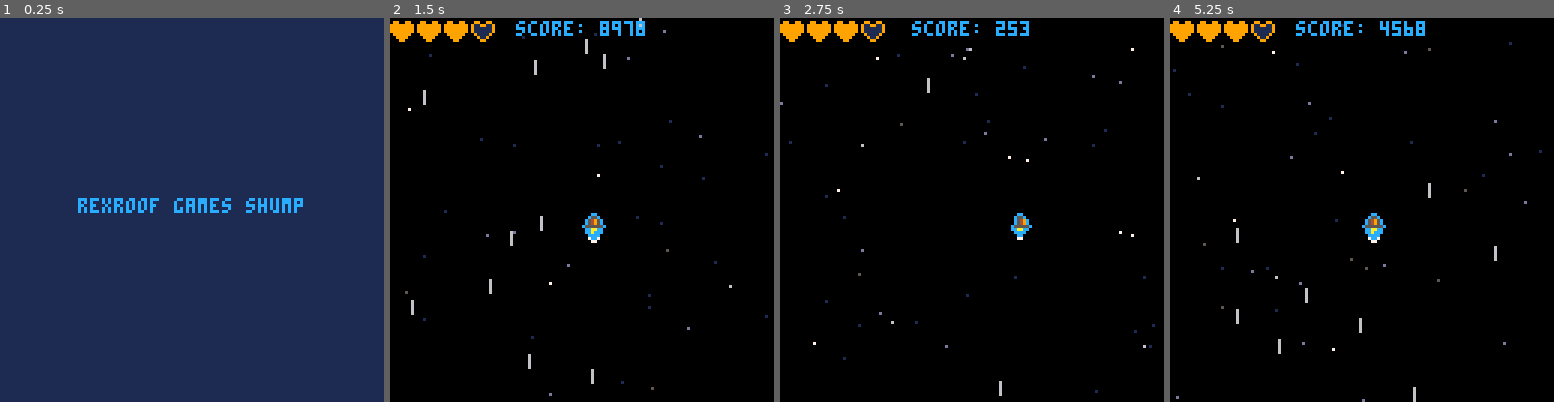
Above: before the commit, frames 1-4 (left to right).
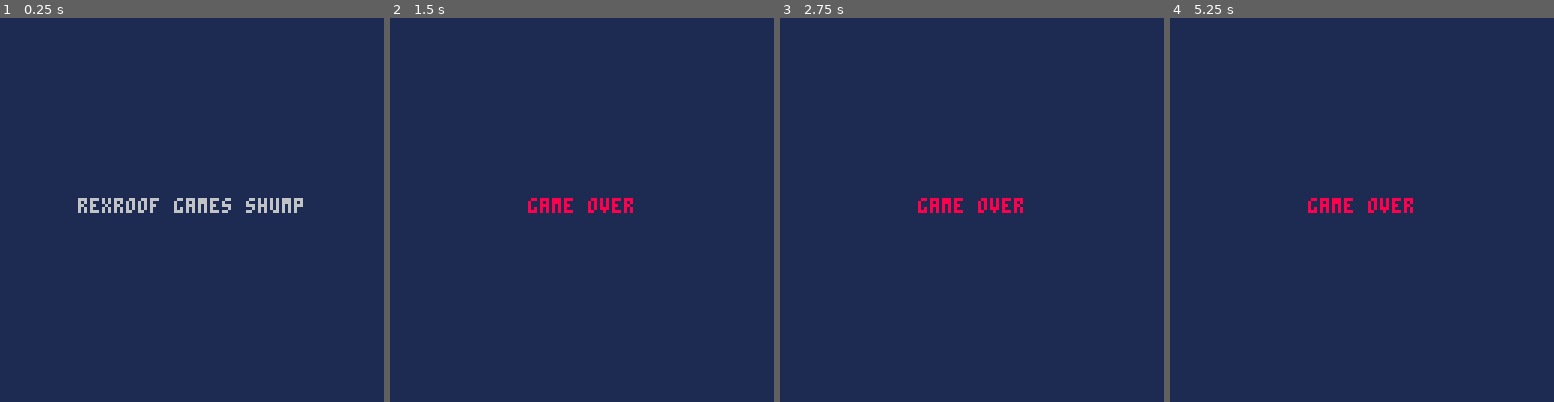
Above: after the commit, the same moments.

Repository: rexroof/carts
Game: PICO-8 cartridge shump.p8
Two runs of this game, one before a commit and one after it. Both use one fixed random seed, a clock stepped at 60 frames per second and the inputs below.
Inputs:
- Up to frame 1 (0.25 s): no input
- Up to frame 2 (1.5 s): tap X (X key) at 0.33, 1.07 s; tap O (Z key) at 0.7 s
- Up to frame 3 (2.75 s): hold Right 1.6-2.1 s; tap O (Z key) at 1.7, 2.1, 2.5 s; tap X (X key) at 1.85 s; hold Up 2.15-2.42 s; hold Right from 2.47 s (still down)
- Up to frame 4 (5.25 s): tap O (Z key) every 0.4 s from 2.9 to 4.9 s; tap X (X key) at 2.97, 4.08, 5.2 s; release Right at 3.03 s; hold Left 3.08-3.58 s; hold Down 3.63-3.97 s; hold Right 4.02-4.68 s; hold Up 4.73-5.03 s; hold Left from 5.08 s (still down)

The runs differ from the first frame. In frame 1, 1.1% of the frame differs, in the area x 20-79%, y 46-51%; in frame 2, 100%; in frame 3, 100%; in frame 4, 100%, in the area x 0-100%, y 0-100%.

Commit message:
blink and print_center function

Diff:
--- a/shump.p8
+++ b/shump.p8
@@ -1,9 +1,11 @@
 pico-8 cartridge // http://www.pico-8.com
 version 41
 __lua__
+-- main
 function _init()
  cls(0)
  framecount=0
+ blink_timer=0
  mode="start"
 end
 
@@ -14,11 +16,25 @@
 end -- _draw
 
 function _update()
+  blink_timer += 1
+  framecount += 1
   if (mode == "game") update_game()
   if (mode == "start") update_start()
   if (mode == "over") update_over()
 end  -- end _update
 -->8
+-- tools
+
+function print_center(string, y, color)
+ print(string,64-#string*2,y,color)
+end
+
+function blink()
+ local c={5,5,5,5,5,5,6,6,7,7,6,6,5,5}
+ if (blink_timer>#c) blink_timer=1
+ return c[blink_timer]
+end
+
 function starfield()
  field={}
  for i=1,50 do
@@ -66,7 +82,10 @@
 end
 
 function update_over()
- if (btnp(4) or btnp(5)) mode="start"
+ if (btnp(4) or btnp(5)) then
+   -- mode="start"
+   print("button press")
+ end
 end
 
 --8
@@ -140,10 +159,9 @@
 end -- update_game
 
 -->8
+-- draw
 function draw_game()
  cls(0)
- framecount += 1
-
  for s in all (stars) do
    -- default color is light grey
    local color=6
@@ -172,8 +190,7 @@
  spr(flamespr,ship.x,ship.y+6)
  if(muzzle>0) circfill(ship.x+3,ship.y, muzzle, 7)
 
- local scorestring=("score: "..score)
- print(scorestring,64-#scorestring*2,1,12)
+ print_center("score: "..score)
 
  for i=1,maxlifes do
    if (lifes>=i) then
@@ -186,14 +203,12 @@
 
 function draw_start()
  cls(1)
- local startstring="rexroof games shump"
- print(startstring,64-#startstring*2,60,12)
+ print_center("rexroof games shump", 60, blink())
 end
 
 function draw_over()
  cls(1)
- local overstring="game over"
- print(overstring,64-#overstring*2,60,8)
+ print_center("game over", 60,8)
 end
 
 __gfx__
